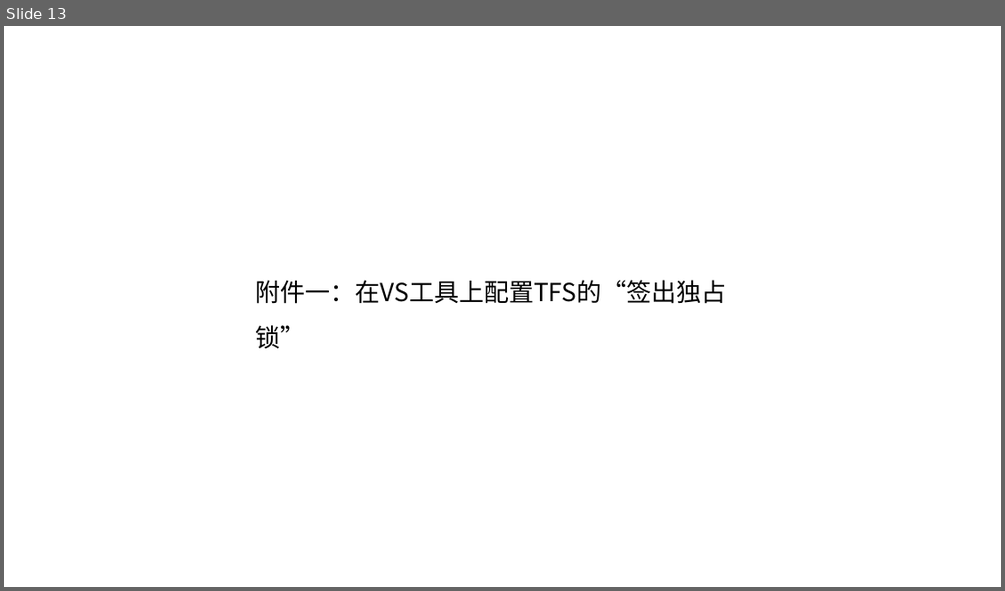
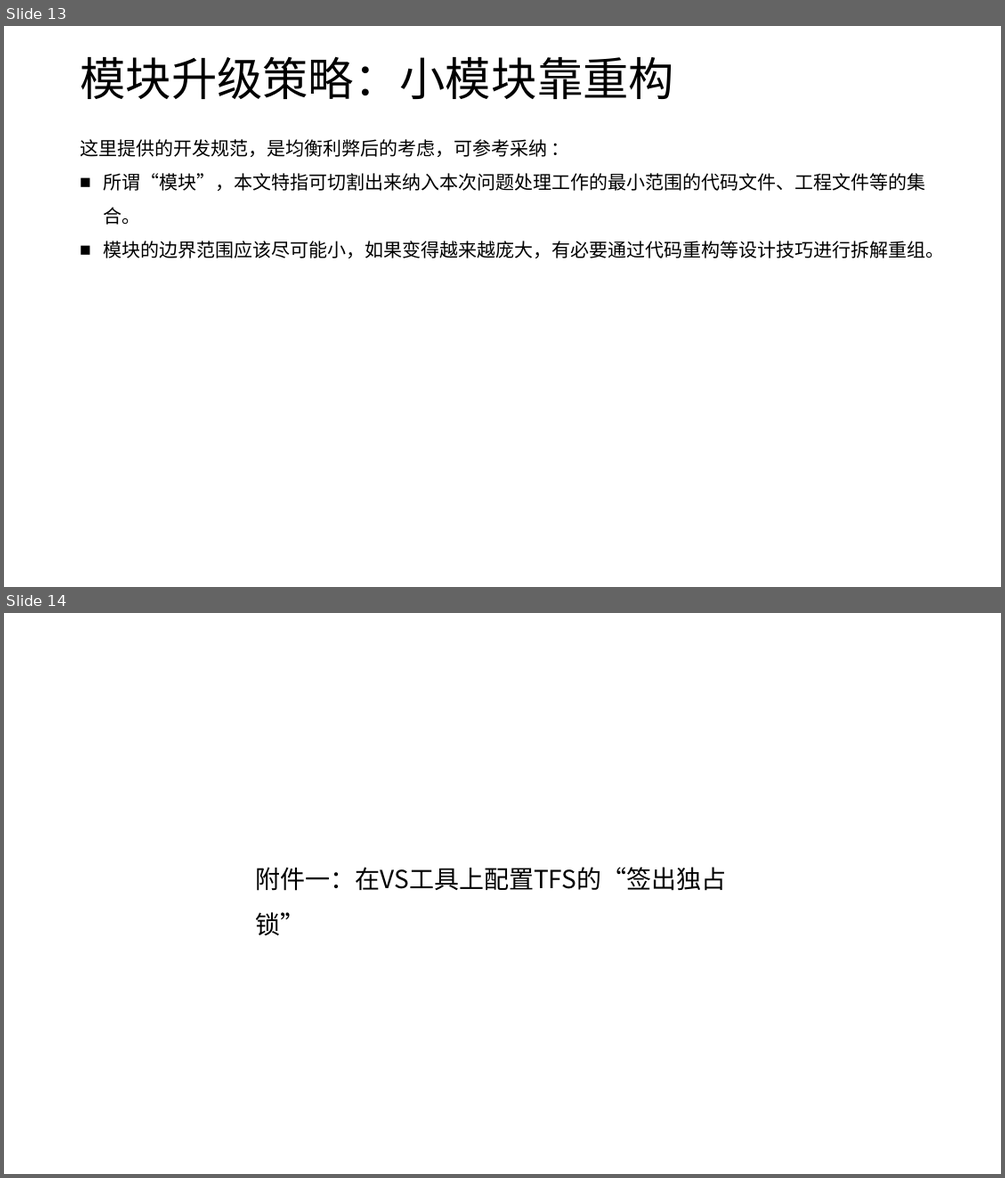
Before and after one commit to phenixiii/software-engineering-technology, a slide deck: ISO/作业指导书/21问题处理清单及跟踪作业指导书 - 软件版本规划和控制.pptx. Shown one above the other, each under a label of ours: slide 13 before the commit, slides 13 and 14 after it. The pictures are 1005x591 and 1005x1178 pixels, drawn with LibreOffice and Linux fonts; fonts in the diff are those of the drawing. Boxes give left, top, right and bottom in pixels: in the first picture for what was removed or moved away, otherwise in the second. Text is boxed around its words. In the diff, an @@ line names an element or a change of style, - is before the commit and + after.

```diff
--- a/ISO/作业指导书/21问题处理清单及跟踪作业指导书 - 软件版本规划和控制.pptx
+++ b/ISO/作业指导书/21问题处理清单及跟踪作业指导书 - 软件版本规划和控制.pptx
@@ slide 13 added at [4, 26, 1001, 587], background #FFFFFF @@
@@ text added at [80, 56, 674, 99], 44 pt, text #000000 @@
+模块升级策略：小模块靠重构
@@ text added at [80, 139, 944, 258], 18 pt, text #000000 @@
+这里提供的开发规范，是均衡利弊后的考虑，可参考采纳 ：
+■ 所谓“模块”，本文特指可切割出来纳入本次问题处理工作的最小范围的代码文件、工程文件等的集合。
+■ 模块的边界范围应该尽可能小，如果变得越来越庞大，有必要通过代码重构等设计技巧进行拆解重组。
@@ what was slide 13 is now slide 14 @@
```
Also in this commit, not shown: 4 slides changed, 4 other files.
